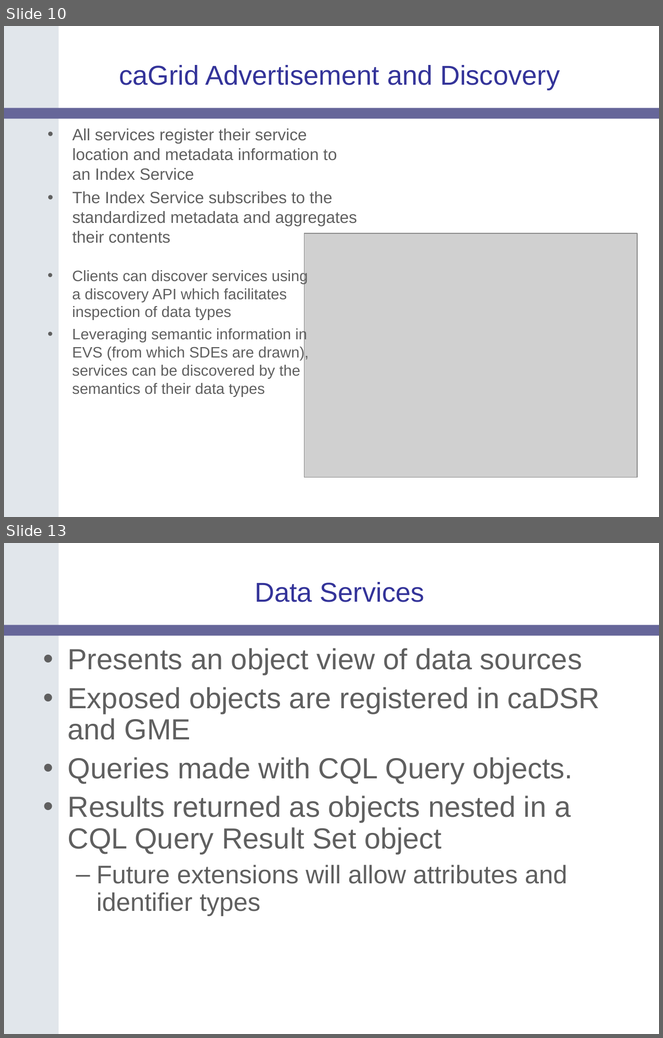
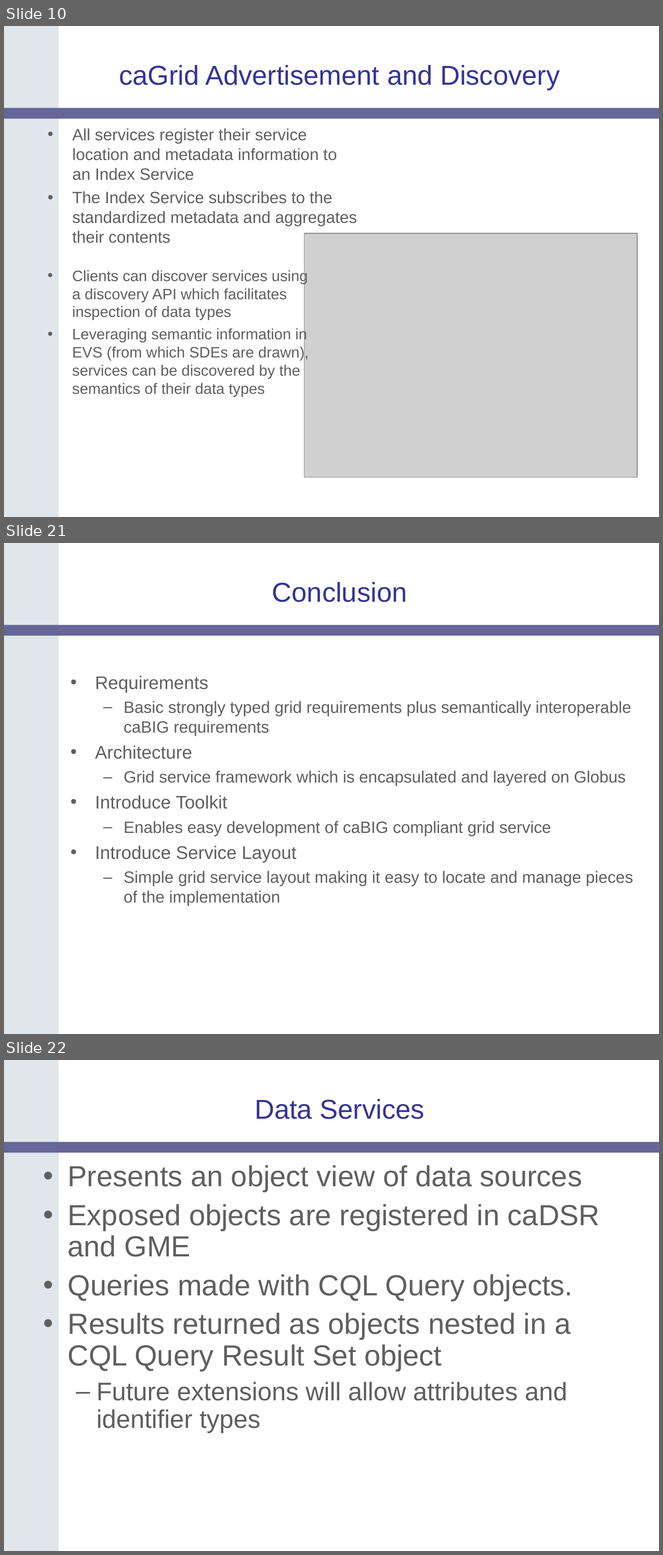
Before and after one commit to NCIP/cagrid-portal, a slide deck: cagrid-1-0/Documentation/presentations/200604_AnnualMeeting/caGrid-1.0-Architecture_caBIG-Annual-Meeting06.ppt. Shown one above the other, each under a label of ours: slides 10 and 13 before the commit, slides 10, 21 and 22 after it; the slides between them are not shown. The pictures are 663x1038 and 663x1555 pixels, drawn with LibreOffice and Linux fonts; fonts in the diff are those of the drawing; grey boxes stand for pictures; background and template pictures are left out. Boxes give left, top, right and bottom in pixels: in the first picture for what was removed or moved away, otherwise in the second. Text is boxed around its words. In the diff, an @@ line names an element or a change of style, - is before the commit and + after.

```diff
--- a/cagrid-1-0/Documentation/presentations/200604_AnnualMeeting/caGrid-1.0-Architecture_caBIG-Annual-Meeting06.ppt
+++ b/cagrid-1-0/Documentation/presentations/200604_AnnualMeeting/caGrid-1.0-Architecture_caBIG-Annual-Meeting06.ppt
@@ slide 21 added at box(4, 543, 659, 1034), background #FFFFFF; not listed: 2 template elements that a slide beside it also shows @@
@@ title added at box(272, 582, 408, 602), 30 pt, text #333399 @@
+Conclusion
@@ text added at box(95, 676, 633, 906), 18 pt, text #5F5F5F @@
+• Requirements
+  – Basic strongly typed grid requirements plus semantically interoperable caBIG requirements
+• Architecture
+  – Grid service framework which is encapsulated and layered on Globus
+• Introduce Toolkit
+  – Enables easy development of caBIG compliant grid service
+• Introduce Service Layout
+  – Simple grid service layout making it easy to locate and manage pieces of the implementation
@@ what was slide 13 is now slide 22 @@
```
Also in this commit, not shown: 1 slide changed, 10 other slides added, 2 slides removed.
